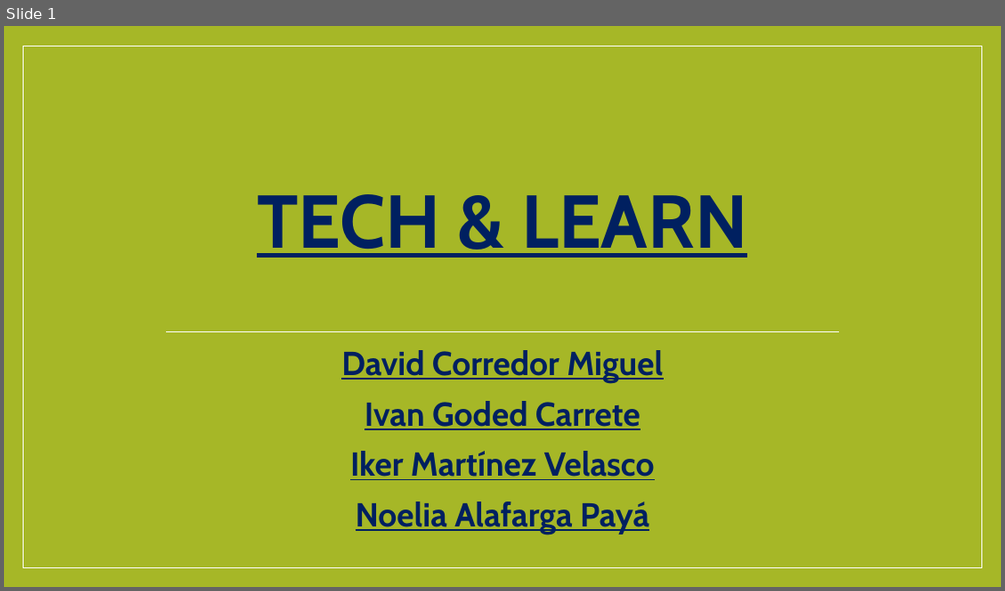
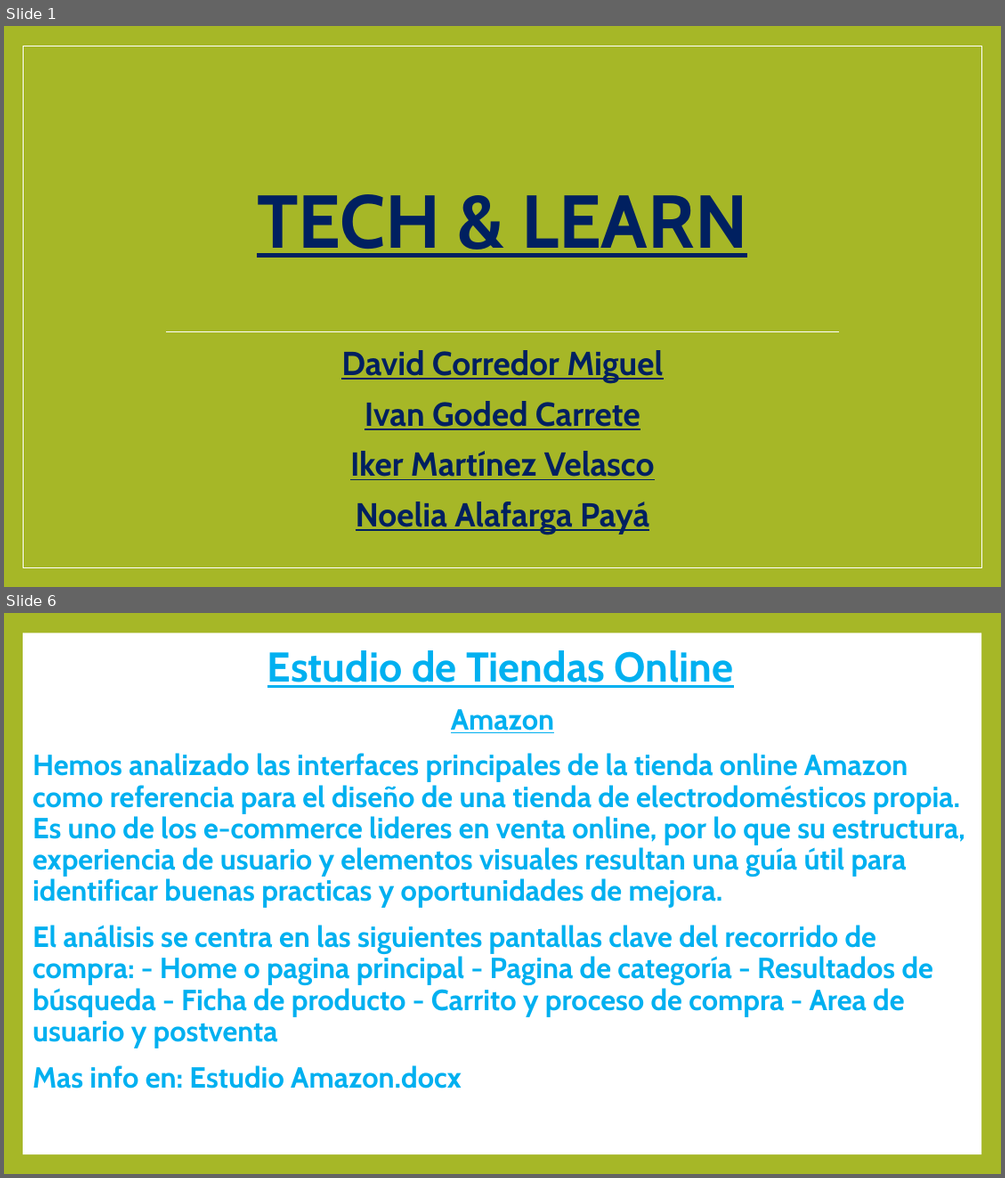
Before and after one commit to DavidCorredorMiguel/proyectogrupo2, a slide deck: Presentacion Tech Learn.pptx. Shown one above the other, each under a label of ours: slide 1 before the commit, slides 1 and 6 after it; the slides between them are not shown. The pictures are 1005x591 and 1005x1178 pixels, drawn with LibreOffice and Linux fonts; fonts in the diff are those of the drawing. Boxes give left, top, right and bottom in pixels: in the first picture for what was removed or moved away, otherwise in the second. Text is boxed around its words. In the diff, an @@ line names an element or a change of style, - is before the commit and + after.

```diff
--- a/Presentacion Tech Learn.pptx
+++ b/Presentacion Tech Learn.pptx
@@ slide 6 added at box(4, 613, 1001, 1174), background #A6B727 @@
@@ rectangle added at box(23, 633, 981, 1154), fill #FFFFFF @@
@@ title added at box(267, 650, 734, 688), 40 pt, text #00B0F0, bold, underline @@
+Estudio de Tiendas Online
@@ text added at box(32, 709, 965, 1088), 28 pt, text #00B0F0, bold @@
+Amazon
+Hemos analizado las interfaces principales de la tienda online Amazon como referencia para el diseño de una tienda de electrodomésticos propia. Es uno de los e-commerce lideres en venta online, por lo que su estructura, experiencia de usuario y elementos visuales resultan una guía útil para identificar buenas practicas y oportunidades de mejora.
+El análisis se centra en las siguientes pantallas clave del recorrido de compra: - Home o pagina principal - Pagina de categoría - Resultados de búsqueda - Ficha de producto - Carrito y proceso de compra - Area de usuario y postventa
+Mas info en: Estudio Amazon.docx
```
Also in this commit, not shown: 6 slides changed, 10 other slides added, 3 slides removed, 7 other files.
